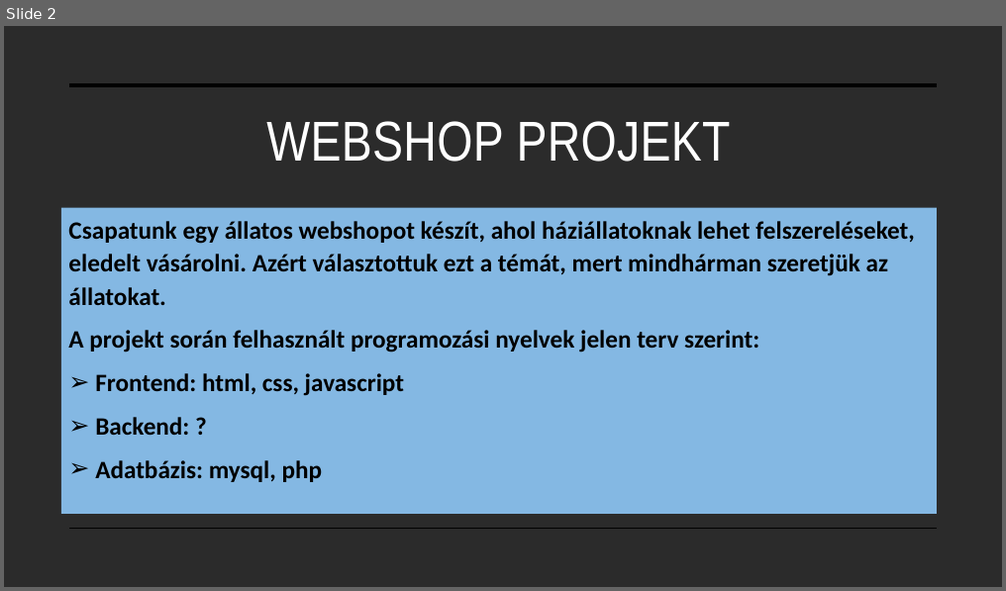
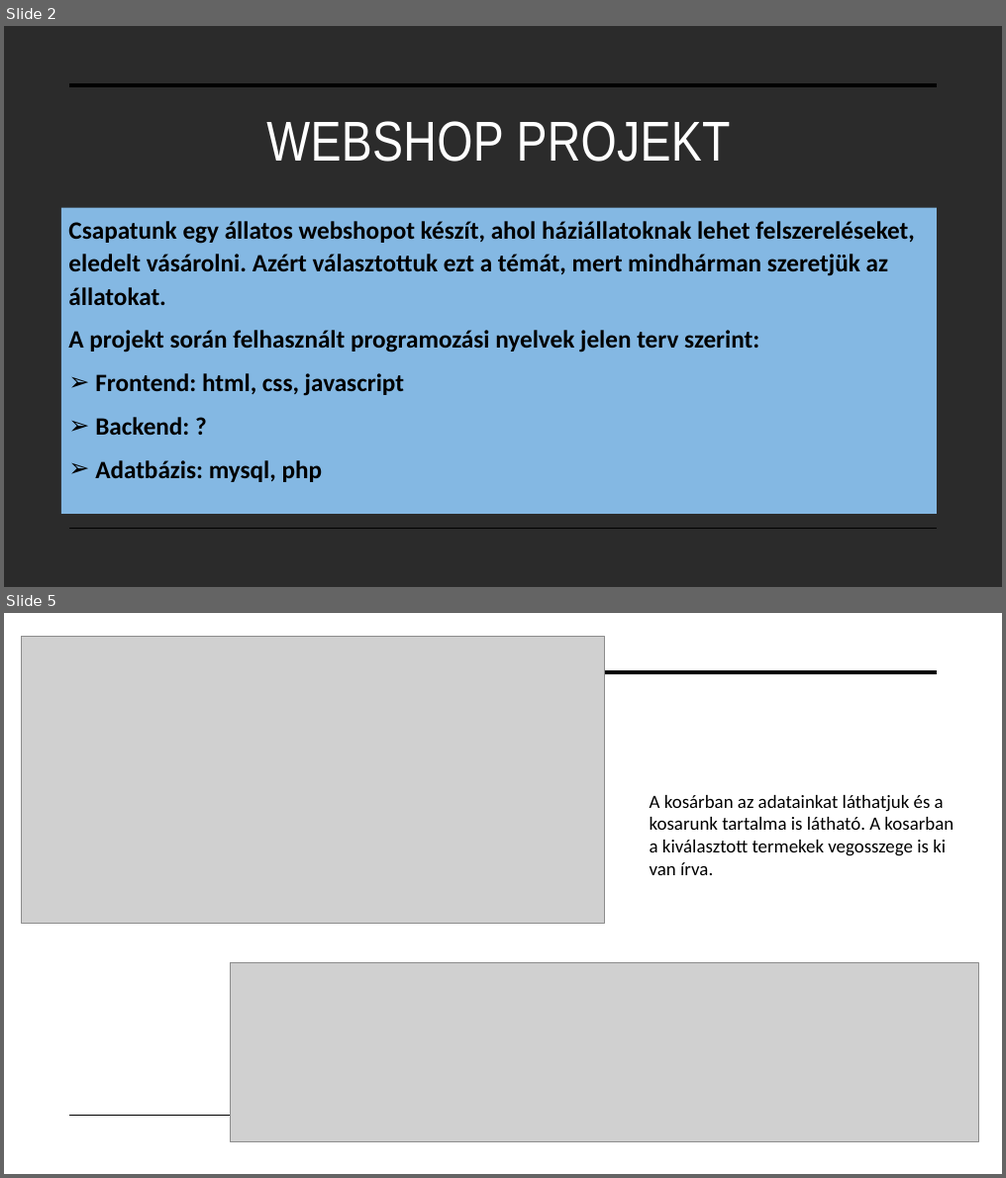
Before and after one commit to peterffydominika/13A_Projekt_webshop, a slide deck: Projektmunka.pptx. Shown one above the other, each under a label of ours: slide 2 before the commit, slides 2 and 5 after it; the slides between them are not shown. The pictures are 1006x591 and 1006x1178 pixels, drawn with LibreOffice and Linux fonts; fonts in the diff are those of the drawing; grey boxes stand for pictures; background and template pictures are left out; a plain dark background stands for a picture behind light text. Boxes give left, top, right and bottom in pixels: in the first picture for what was removed or moved away, otherwise in the second. Text is boxed around its words. In the diff, an @@ line names an element or a change of style, - is before the commit and + after.

```diff
--- a/Projektmunka.pptx
+++ b/Projektmunka.pptx
@@ slide 5 added at (4,613,1002,1174), background picture (left out); not listed: 2 template elements that a slide beside it also shows @@
@@ picture added at (21,636,604,924) @@
@@ text added at (649,795,953,875), 18 pt, text #000000 @@
+A kosárban az adatainkat láthatjuk és a kosarunk tartalma is látható. A kosarban a kiválasztott termekek vegosszege is ki van írva.
@@ picture added at (230,962,979,1143) @@
```
Also in this commit, not shown: 4 other slides added, 1 slide removed.
